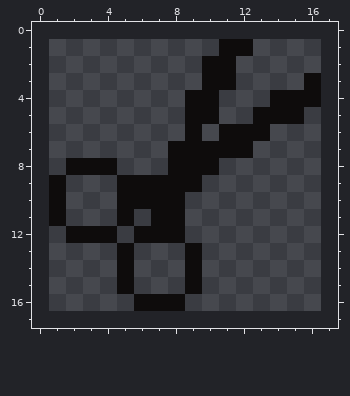
Pixel-art sprite, stored at Icons/Scissors.png. This is how it looked before the edit.
The file is 16x16 pixels. The old version is drawn lined up with the new one, on the new canvas.
And afterwards:
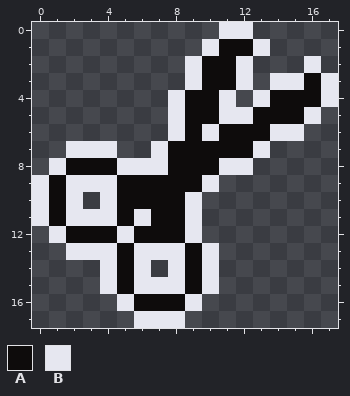
Palette (. is transparent): A #0e0c0c  B #e6e7f0
Changes in this commit:
{"change": "canvas 16x16 -> 18x18, the old top-left corner now at 1,1"}
{"y":0,"x":11,"old":"..","new":"BB"}
{"y":1,"x":10,"old":".","new":"B"}
{"y":1,"x":13,"old":".","new":"B"}
{"y":2,"x":9,"old":".","new":"B"}
{"y":2,"x":12,"old":".","new":"B"}
{"y":2,"x":16,"old":".","new":"B"}
{"y":3,"x":9,"old":".","new":"B"}
{"y":3,"x":12,"old":".","new":"B"}
{"y":3,"x":14,"old":"..","new":"BB"}
{"y":3,"x":17,"old":".","new":"B"}
{"y":4,"x":8,"old":".","new":"B"}
{"y":4,"x":11,"old":".","new":"B"}
{"y":4,"x":13,"old":".","new":"B"}
{"y":4,"x":17,"old":".","new":"B"}
{"y":5,"x":8,"old":".","new":"B"}
{"y":5,"x":11,"old":"..","new":"BB"}
{"y":5,"x":16,"old":".","new":"B"}
{"y":6,"x":8,"old":".","new":"B"}
{"y":6,"x":10,"old":".","new":"B"}
{"y":6,"x":14,"old":"..","new":"BB"}
{"y":7,"x":2,"old":"...","new":"BBB"}
{"y":7,"x":7,"old":".","new":"B"}
{"y":7,"x":13,"old":".","new":"B"}
{"y":8,"x":1,"old":".","new":"B"}
{"y":8,"x":5,"old":"...","new":"BBB"}
{"y":8,"x":11,"old":"..","new":"BB"}
{"y":9,"x":0,"old":".","new":"B"}
{"y":9,"x":2,"old":"...","new":"BBB"}
{"y":9,"x":10,"old":".","new":"B"}
{"y":10,"x":0,"old":".","new":"B"}
{"y":10,"x":2,"old":".","new":"B"}
{"y":10,"x":4,"old":".","new":"B"}
{"y":10,"x":9,"old":".","new":"B"}
{"y":11,"x":0,"old":".","new":"B"}
{"y":11,"x":2,"old":"...","new":"BBB"}
{"y":11,"x":6,"old":".","new":"B"}
{"y":11,"x":9,"old":".","new":"B"}
{"y":12,"x":1,"old":".","new":"B"}
{"y":12,"x":5,"old":".","new":"B"}
{"y":12,"x":9,"old":".","new":"B"}
{"y":13,"x":2,"old":"...","new":"BBB"}
{"y":13,"x":6,"old":"...","new":"BBB"}
{"y":13,"x":10,"old":".","new":"B"}
{"y":14,"x":4,"old":".","new":"B"}
{"y":14,"x":6,"old":".","new":"B"}
{"y":14,"x":8,"old":".","new":"B"}
{"y":14,"x":10,"old":".","new":"B"}
{"y":15,"x":4,"old":".","new":"B"}
{"y":15,"x":6,"old":"...","new":"BBB"}
{"y":15,"x":10,"old":".","new":"B"}
{"y":16,"x":5,"old":".","new":"B"}
{"y":16,"x":9,"old":".","new":"B"}
{"y":17,"x":6,"old":"...","new":"BBB"}
{"label":"added","picture_box":[32,22,338,328]}
